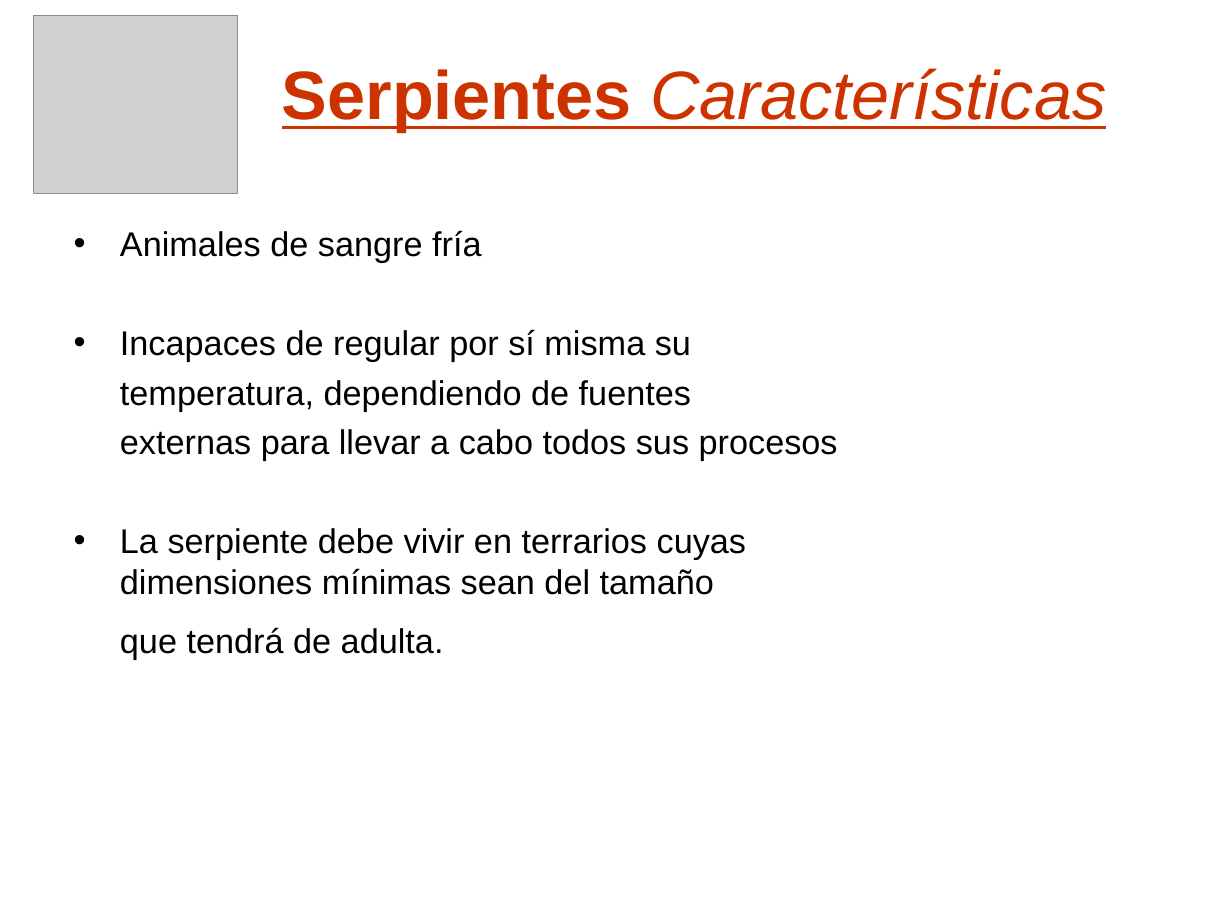
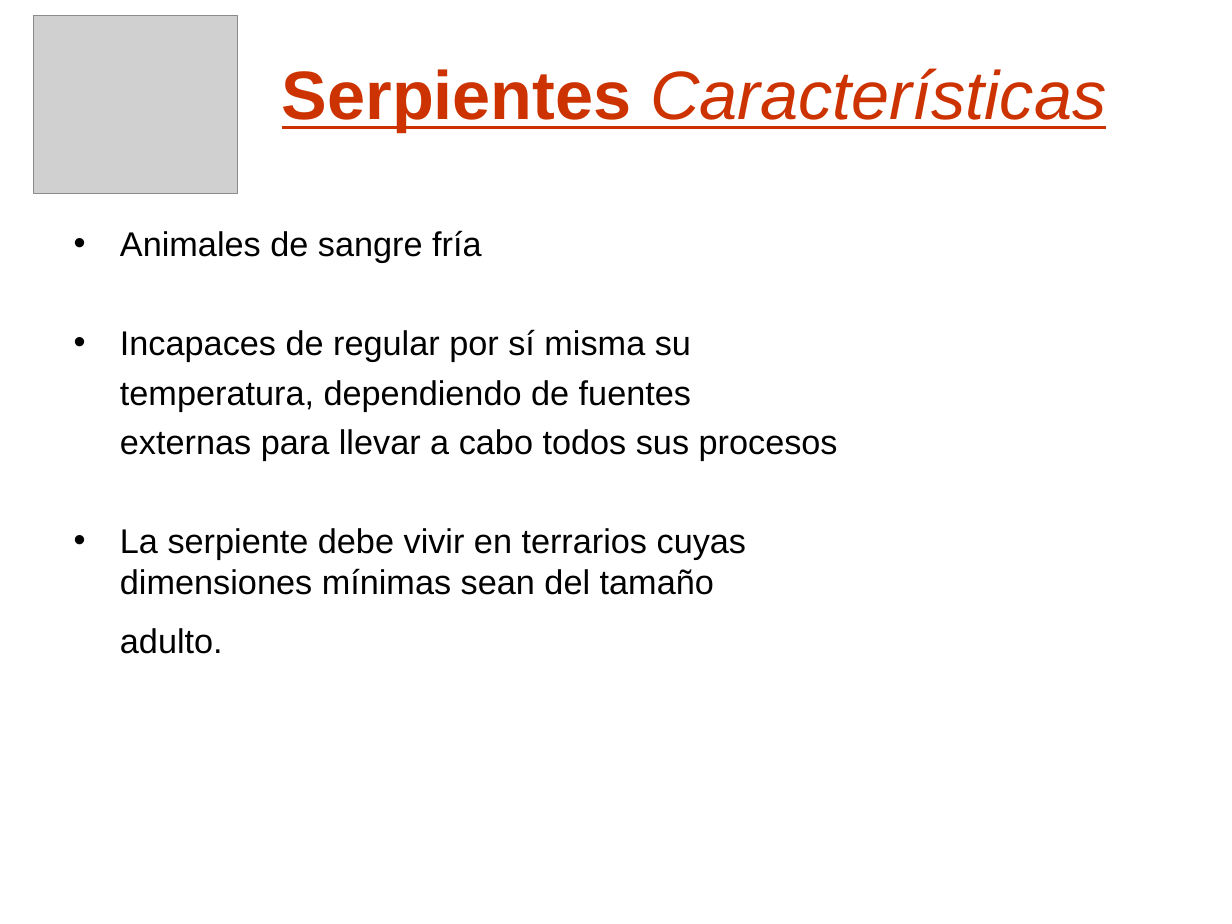
Before and after one commit to skiel85/taller-desarrollo-proyectos-i, a slide deck: slide 6 of Presentaciones/Demo Gerencial.ppt (slide 7 before the commit). Drawn at 1232x924 pixels with LibreOffice and Linux fonts; fonts in the diff are those of the drawing; grey boxes stand for pictures; background and template pictures are left out. Boxes give left, top, right and bottom in pixels: in the first picture for what was removed or moved away, otherwise in the second. Text is boxed around its words. In the diff, an @@ line names an element or a change of style, - is before the commit and + after.

```diff
--- a/Presentaciones/Demo Gerencial.ppt
+++ b/Presentaciones/Demo Gerencial.ppt
@@ text at [120, 628, 223, 654]: text changed @@
-que tendrá de adulta.
+adulto.
```
Also in this commit, not shown: 9 other slides changed, 6 slides added, 1 slide removed.
